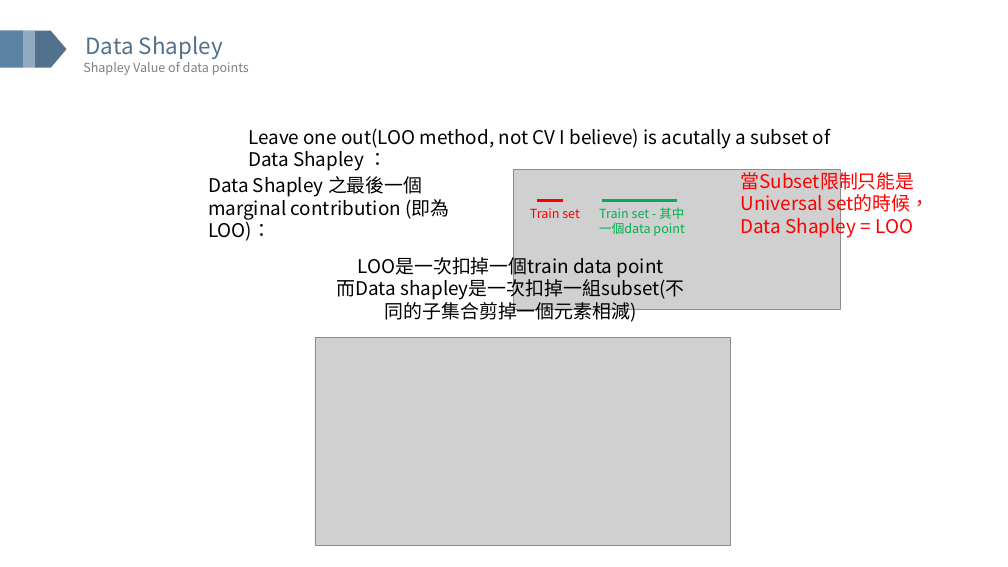
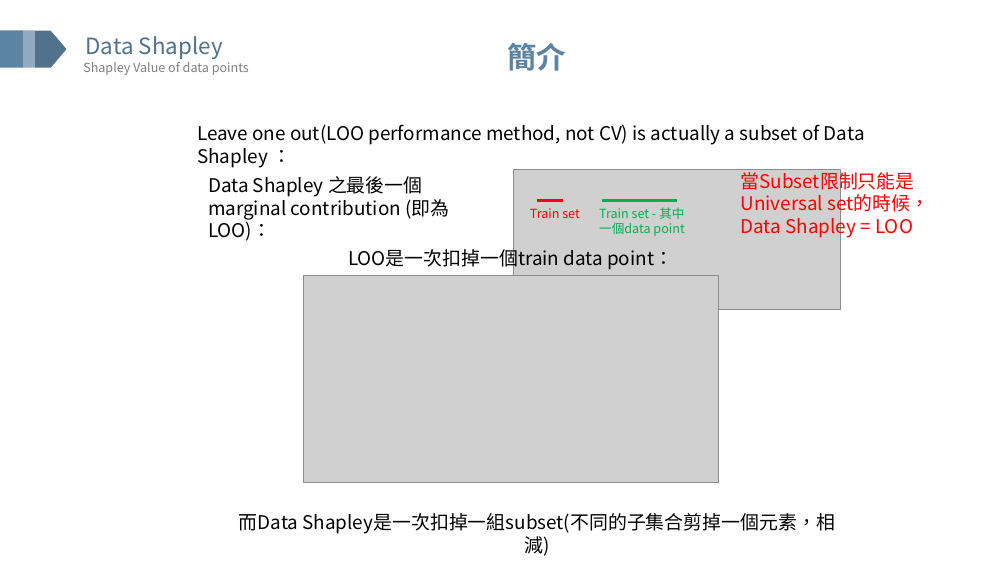
Before and after one commit to GISH123/Cathay-Holdings-CIP-Projects-for-Interpretable-Machine-Learning, a slide deck: slide 35 of IML(version 4,detailed,no anim).pptx (slide 36 before the commit). Drawn at 1008x567 pixels with LibreOffice and Linux fonts; fonts in the diff are those of the drawing; grey boxes stand for pictures. Boxes give left, top, right and bottom in pixels: in the first picture for what was removed or moved away, otherwise in the second. Text is boxed around its words. In the diff, an @@ line names an element or a change of style, - is before the commit and + after.

```diff
--- a/IML(version 4,detailed,no anim).pptx
+++ b/IML(version 4,detailed,no anim).pptx
@@ text added at bbox=[507, 43, 566, 71], 28 pt, text #5B83A4, bold @@
+簡介
@@ text at bbox=[197, 124, 865, 145]: text changed @@
-Leave one out(LOO method, not CV I believe) is acutally a subset of Data Shapley ：
+Leave one out(LOO performance method, not CV) is actually a subset of Data Shapley ：
@@ text at bbox=[348, 245, 673, 270]: text changed @@
-LOO是一次扣掉一個train data point
-而Data shapley是一次扣掉一組subset(不同的子集合剪掉一個元素相減)
+LOO是一次扣掉一個train data point：
@@ picture: place and size @@
-picture at bbox=[315, 338, 730, 545]
+picture at bbox=[303, 275, 718, 482]
@@ text added at bbox=[239, 513, 835, 534], 18 pt, text #000000 @@
+而Data Shapley是一次扣掉一組subset(不同的子集合剪掉一個元素，相減)
```
Also in this commit, not shown: 40 other slides changed, 2 slides added.
